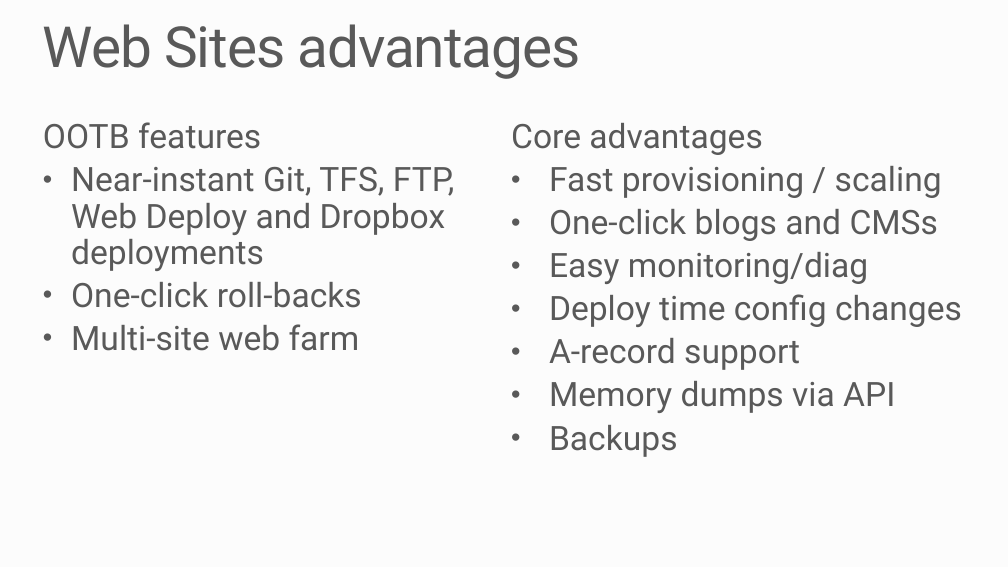
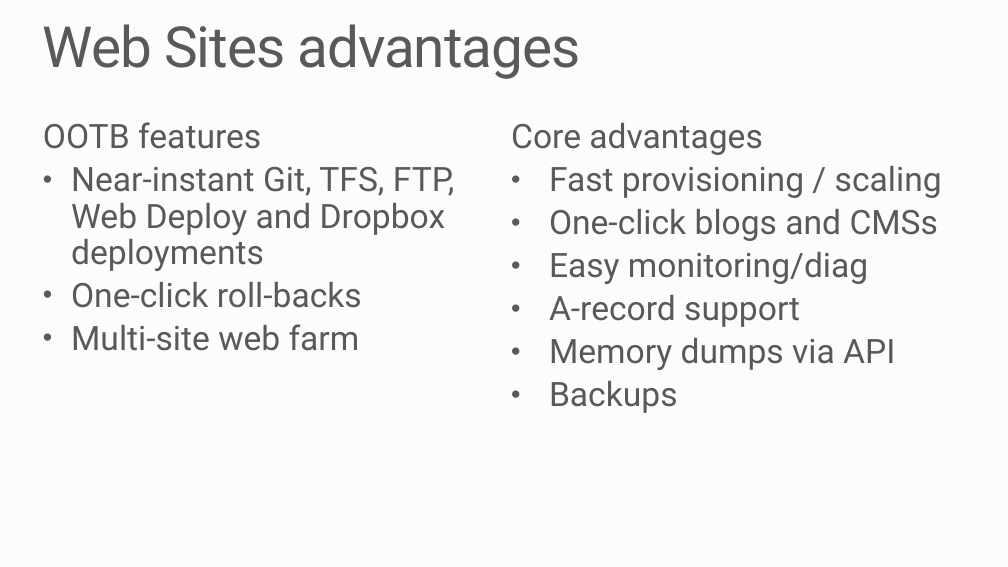
Before and after one commit to MRCollective/WindowsAzureBootcampPerth2014, a slide deck: slide 22 of 2_WebApps/WebApps.pptx (slide 19 before the commit). Drawn at 1008x567 pixels with LibreOffice and Linux fonts; fonts in the diff are those of the drawing; background and template pictures are left out. Boxes give left, top, right and bottom in pixels: in the first picture for what was removed or moved away, otherwise in the second. Text is boxed around its words. In the diff, an @@ line names an element or a change of style, - is before the commit and + after.

```diff
--- a/2_WebApps/WebApps.pptx
+++ b/2_WebApps/WebApps.pptx
@@ text at [549, 294, 962, 327]: paragraph removed @@
-• Deploy time config changes
```
Also in this commit, not shown: 3 other slides changed, 7 slides added, 5 other files.
